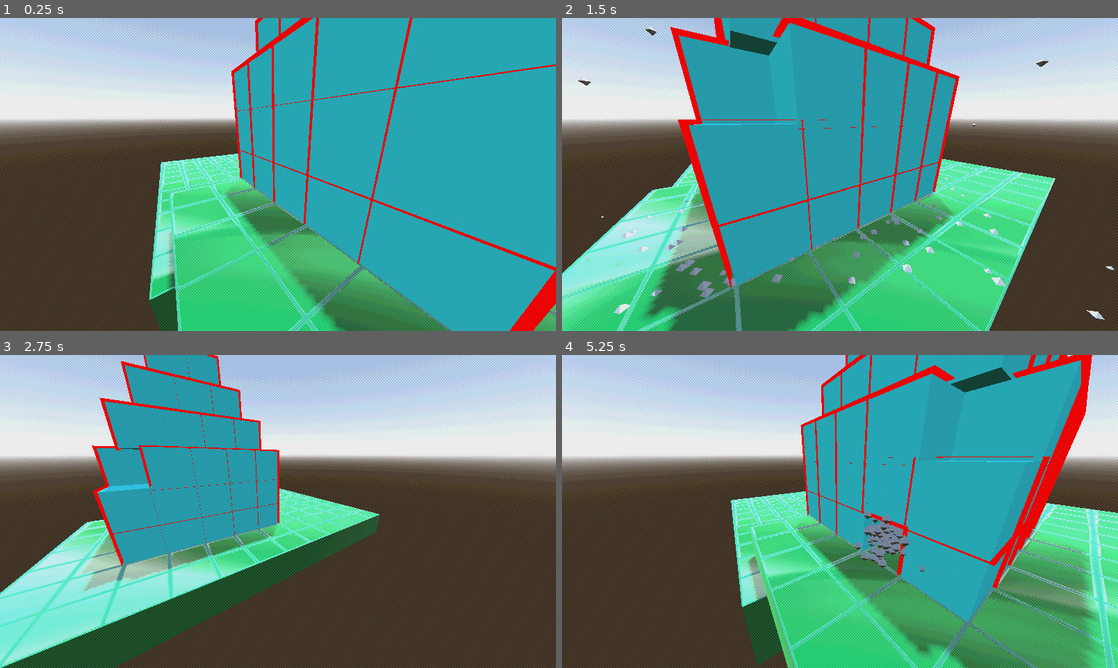
Above: before the commit, frames 1-4 (two rows, left to right).
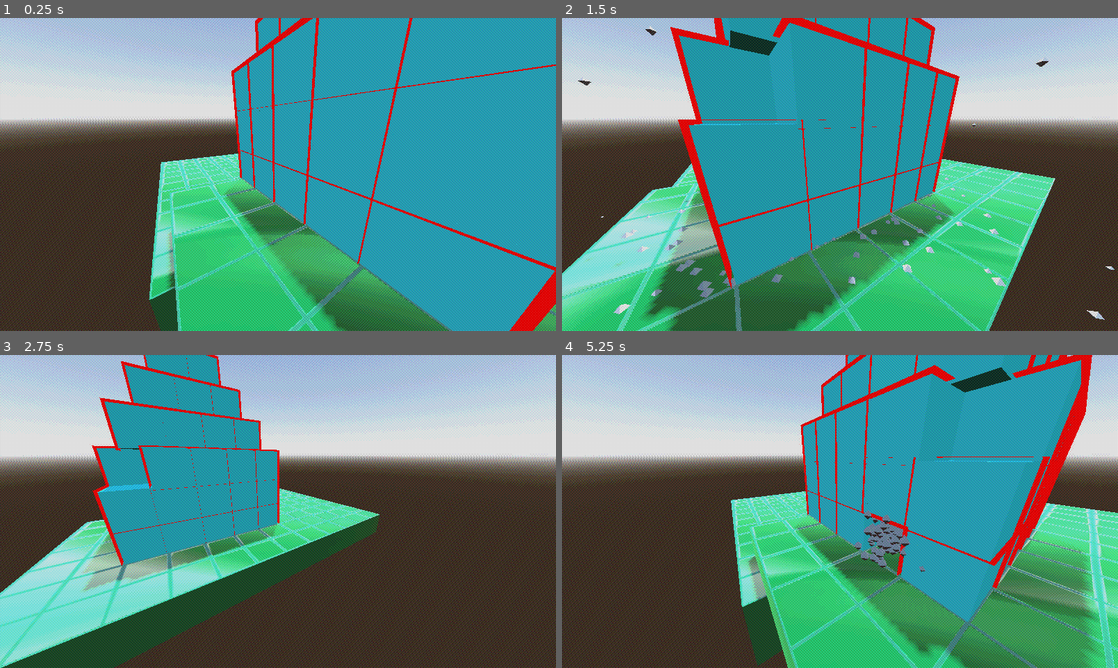
Above: after the commit, the same moments.

Repository: Sangsterj/detonation-destination
Game: Godot game, scene res://main.tscn
Same seed, same stepped clock (60 frames per second), same inputs: the game is played once before the commit and once after it.
Inputs (mouse positions are in pixels of both pictures, inside the frame that each line leads up to):
- Up to frame 1 (0.25 s): no input
- Up to frame 2 (1.5 s): move the mouse to (962, 158) at 0.52 s; hold D (right) 0.53-1.28 s; hold C (Click) 0.53-1.28 s; click (962, 158) at 0.67 s; tap F (flamethrower) at 0.8, 1.35 s; move the mouse to (728, 190) at 1.27 s; hold S (back) from 1.28 s (still down)
- Up to frame 3 (2.75 s): tap C (Click) at 1.55 s; move the mouse to (333, 442) at 2.02 s; release S (back) at 2.03 s; hold D (right) from 2.03 s (still down); hold C (Click) from 2.03 s (still down); tap F (flamethrower) at 2.3 s
- Up to frame 4 (5.25 s): move the mouse to (812, 574) at 2.77 s; release D (right) at 2.78 s; release C (Click) at 2.78 s; hold W (forward) 2.78-3.53 s; tap F (flamethrower) at 2.85, 3.8, 4.35 s; click (812, 574) at 2.92 s; tap C (Click) at 3.05, 4.55 s; move the mouse to (1006, 558) at 3.52 s; hold C (Click) 3.53-4.28 s; hold A (left) 3.53-5.03 s; move the mouse to (673, 464) at 4.27 s; move the mouse to (867, 511) at 5.02 s; hold S (back) from 5.03 s (still down); hold C (Click) from 5.03 s (still down); click (867, 511) at 5.17 s

The runs differ from the first frame. In frame 1, 53% of the frame differs, in the area x 0-100%, y 0-100%; in frame 2, 50%; in frame 3, 51%; in frame 4, 54%.

Commit message:
move current weapon, add assets, increase dither

Diff:
--- a/camera_base.gd
+++ b/camera_base.gd
@@ -14,9 +14,9 @@
 func base_camera_process():
 
 	if Input.is_action_pressed("Click"):
-		weapon = 1
+		Data.current_weapon = Data.Weapon.CLICK
 	if Input.is_action_pressed("flamethrower"):
-		weapon = 2
+		Data.current_weapon = Data.Weapon.FLAMETHROWER
 
 
 	# destroy destructables
@@ -28,13 +28,13 @@
 	var query = PhysicsRayQueryParameters3D.create(raycast_origin, raycast_end)
 	var intersect = space_state.intersect_ray(query)
 	if intersect.size() > 0:
-		if weapon == 1:
+		if Data.current_weapon == Data.Weapon.CLICK:
 			if Input.is_mouse_button_pressed(MOUSE_BUTTON_LEFT):
 				if not mouse_pressed_prev:
 					if intersect.collider.get_parent().has_meta("destructable"):
 						intersect.collider.get_parent().explode()
 
-		if weapon == 2:
+		if Data.current_weapon == Data.Weapon.FLAMETHROWER:
 			if Input.is_mouse_button_pressed(MOUSE_BUTTON_LEFT):
 				if intersect.collider.get_parent().has_meta("destructable"):
 					intersect.collider.get_parent().burn()
--- /dev/null
+++ b/data.gd
@@ -0,0 +1,13 @@
+extends Node
+# this script is a "global" script, meaning it is always loaded, even between scene changes
+# this can be found in the project > project settings > globals tab
+
+# this is better than using just numbers to select weapon
+# enum is a common thing in most programming languages also,
+enum Weapon {
+	FLAMETHROWER,
+	CLICK,
+	EXPLOSIVE
+}
+
+var current_weapon = Weapon.CLICK
--- a/lav_testing.tscn
+++ b/lav_testing.tscn
@@ -23,8 +23,8 @@
 [sub_resource type="ShaderMaterial" id="ShaderMaterial_p6prb"]
 shader = ExtResource("2_ixf85")
 shader_parameter/SCREEN_WIDTH = 1152.0
-shader_parameter/COLOR_FACTOR = 10.0
-shader_parameter/DITHERING_STRENTH = 0.048
+shader_parameter/COLOR_FACTOR = 6.0
+shader_parameter/DITHERING_STRENTH = 0.06
 
 [node name="lav-testing" type="Node3D"]
 
--- a/project.godot
+++ b/project.godot
@@ -14,6 +14,10 @@
 run/main_scene="res://main.tscn"
 config/features=PackedStringArray("4.3", "GL Compatibility")
 config/icon="res://assets/icon.svg"
+
+[autoload]
+
+Data="*res://data.gd"
 
 [display]
 
Not shown, added: assets/sounds/boom-medium.mp3.import
Not shown, added: assets/sounds/laser-explosion-glass.mp3.import
Not shown, added: assets/sounds/laser-explosion-rubble.mp3.import
Not shown: 1 places in lav_testing.tscn that only renumber resources
Not shown, added: assets/sounds/boom-medium.mp3
Not shown, added: assets/sounds/laser-explosion-glass.mp3
Not shown, added: assets/sounds/laser-explosion-rubble.mp3
